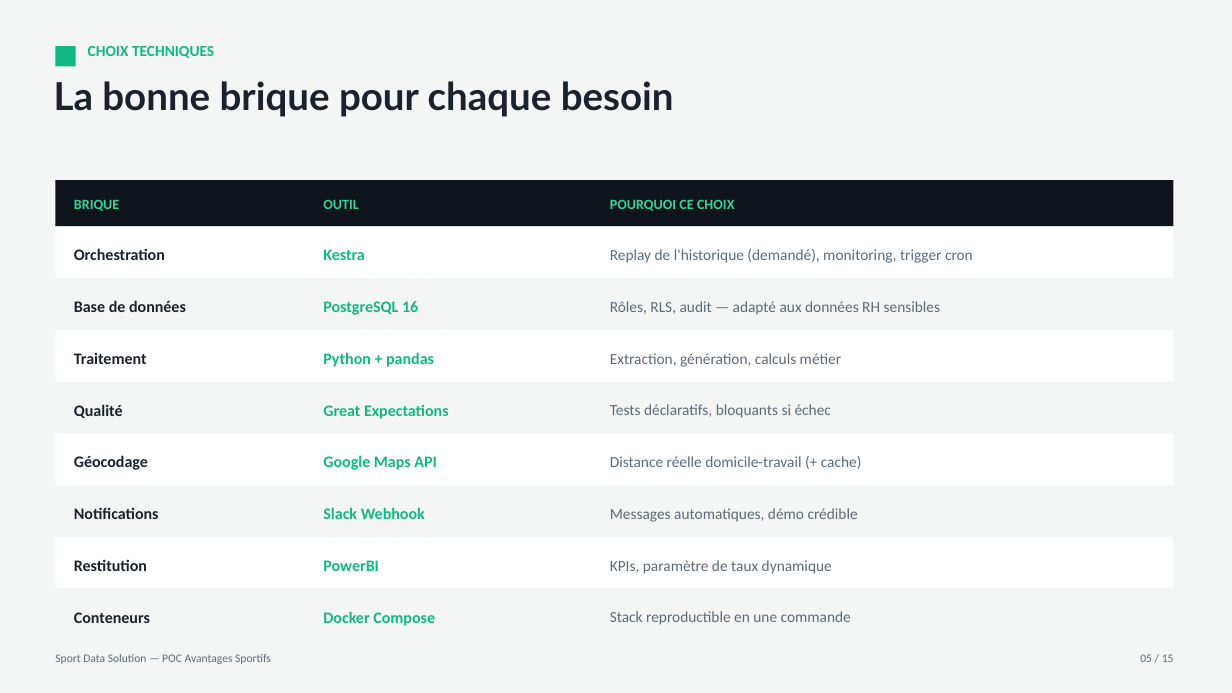
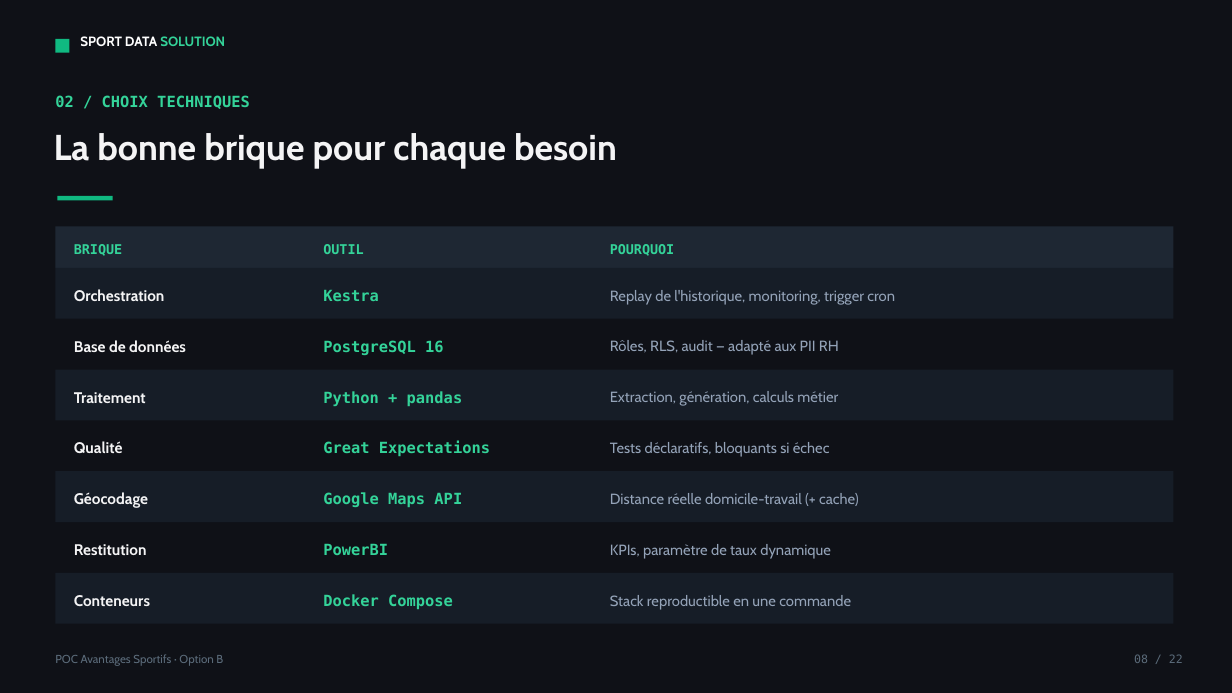
Before and after one commit to MoyLiG/P12_projet_infrastructure, a slide deck: slide 8 of docs/soutenance/Le_Gall_Morgan_Option_B_1_support_062026.pptx (slide 5 before the commit). Drawn at 1232x693 pixels with LibreOffice and Linux fonts; fonts in the diff are those of the drawing. Boxes give left, top, right and bottom in pixels: in the first picture for what was removed or moved away, otherwise in the second. Text is boxed around its words. In the diff, an @@ line names an element or a change of style, - is before the commit and + after.

```diff
--- a/docs/soutenance/Le_Gall_Morgan_Option_B_1_support_062026.pptx
+++ b/docs/soutenance/Le_Gall_Morgan_Option_B_1_support_062026.pptx
@@ rectangle at <box>0,0,1232,693</box>: fill #F4F6F5 to #0F1117 @@
@@ rectangle: place and size @@
-rectangle at <box>55,46,76,67</box>
+rectangle at <box>55,39,69,53</box>
@@ text added at <box>80,36,225,46</box>, 10.5 pt, text #FFFFFF, bold @@
+SPORT DATA SOLUTION
@@ text at <box>55,95,250,109</box>: text changed; font Calibri to DejaVu Sans Mono; text colour #10B981 to #34D399 @@
-CHOIX TECHNIQUES
+02 / CHOIX TECHNIQUES
@@ text "La bonne brique pour chaque ...": place and size @@
-text "La bonne brique pour chaque ..." at <box>54,81,674,117</box>
+text "La bonne brique pour chaque ..." at <box>54,133,617,169</box>
@@ text "La bonne brique pour chaque ..." at <box>54,133,617,169</box>: size 30 to 28 pt, font Lato to Cabin, text colour #1A222E to #F4F4F5 @@
@@ rectangle added at <box>57,196,113,201</box>, fill #10B981 @@
@@ rectangle: place and size @@
-rectangle at <box>55,226,1174,278</box>
+rectangle at <box>55,226,1174,268</box>
@@ rectangle at <box>55,226,1174,268</box>: fill #FFFFFF to #1E2733 @@
@@ text "BRIQUE": place and size @@
-text "BRIQUE" at <box>74,199,119,211</box>
+text "BRIQUE" at <box>74,244,122,256</box>
@@ text "BRIQUE" at <box>74,244,122,256</box>: size 11 to 10.5 pt, font Calibri to DejaVu Sans Mono @@
@@ text "OUTIL": place and size @@
-text "OUTIL" at <box>323,199,359,209</box>
+text "OUTIL" at <box>323,244,363,254</box>
@@ text "OUTIL" at <box>323,244,363,254</box>: size 11 to 10.5 pt, font Calibri to DejaVu Sans Mono @@
@@ rectangle: place and size @@
-rectangle at <box>55,180,1174,226</box>
+rectangle at <box>55,268,1174,319</box>
@@ rectangle at <box>55,268,1174,319</box>: fill #0E141B to #161D27 @@
@@ text at <box>610,244,674,256</box>: text changed; size 11 to 10.5 pt; font Calibri to DejaVu Sans Mono @@
-POURQUOI CE CHOIX
+POURQUOI
@@ size 12.5 to 12 pt, font Calibri to Cabin, text colour #1A222E to #F4F4F5 in 7 elements at <box>74,544,147,555</box>, <box>74,595,150,606</box>, <box>74,492,148,508</box>, <box>74,441,123,453</box>, <box>74,392,146,403</box>, <box>74,340,186,352</box>, <box>74,289,165,301</box> @@
@@ size 12.5 to 12 pt, font Calibri to DejaVu Sans Mono, text colour #10B981 to #34D399 in 7 elements at <box>323,543,388,555</box>, <box>323,594,453,609</box>, <box>323,492,462,507</box>, <box>323,441,490,456</box>, <box>323,391,463,406</box>, <box>323,340,444,355</box>, <box>323,290,379,301</box> @@
@@ text at <box>610,290,895,305</box>: text changed; size 12 to 11.5 pt; font Calibri to Cabin; text colour #5B6B7A to #94A3B8 @@
-Replay de l'historique (demandé), monitoring, trigger cron
+Replay de l'historique, monitoring, trigger cron
@@ text at <box>610,340,839,355</box>: text changed; size 12 to 11.5 pt; font Calibri to Cabin; text colour #5B6B7A to #94A3B8 @@
-Rôles, RLS, audit — adapté aux données RH sensibles
+Rôles, RLS, audit — adapté aux PII RH
@@ 10 texts, 2 rectangles: place and size @@
-10 texts, 2 rectangles at <box>55,248,1174,485</box>
+10 texts, 2 rectangles at <box>55,289,1174,522</box>
@@ fill #FFFFFF to #161D27 in 3 elements at <box>55,573,1174,624</box>, <box>55,471,1174,522</box>, <box>55,370,1174,421</box> @@
@@ size 12 to 11.5 pt, font Calibri to Cabin, text colour #5B6B7A to #94A3B8 in 5 elements at <box>610,544,831,559</box>, <box>610,595,851,610</box>, <box>610,493,859,506</box>, <box>610,442,830,457</box>, <box>610,391,838,406</box> @@
@@ text removed at <box>74,507,159,519</box> @@
-Notifications
@@ text removed at <box>323,507,425,519</box> @@
-Slack Webhook
@@ text removed at <box>610,508,858,522</box> @@
-Messages automatiques, démo crédible
@@ 3 texts, 1 rectangle: place and size @@
-3 texts, 1 rectangle at <box>55,455,1174,589</box>
+3 texts, 1 rectangle at <box>55,492,1174,624</box>
@@ 6 texts: place and size @@
-6 texts at <box>74,559,851,626</box>
+6 texts at <box>74,543,851,610</box>
@@ text at <box>55,654,223,666</box>: text changed; font Calibri to Cabin @@
-Sport Data Solution — POC Avantages Sportifs
+POC Avantages Sportifs · Option B
@@ text added at <box>1134,654,1183,663</box>, 9 pt, text #5B6B7A @@
+08 / 22
@@ text removed at <box>1140,654,1174,662</box> @@
-05 / 15
```
Also in this commit, not shown: 14 other slides changed, 7 slides added, 6 other files.
